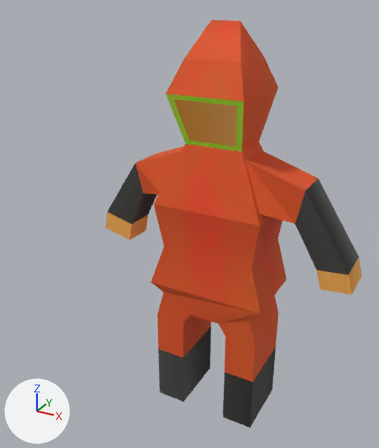
The FBX model GameTemplate/Game/Assets/modelData/busyo.fbx, before and after one commit.
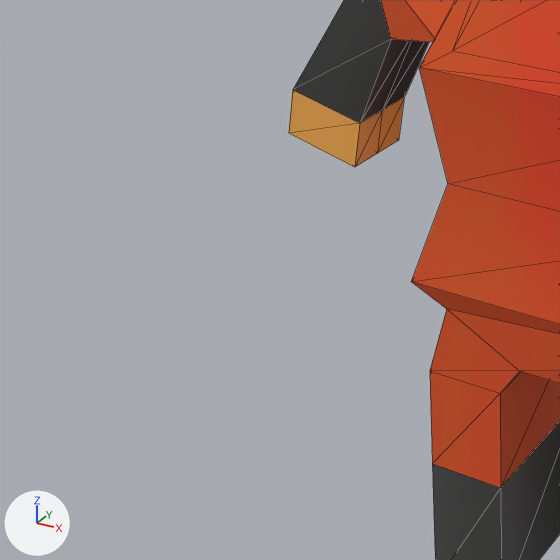
There are two pictures of each version: one whole from a 50 mm lens placed at (1.91, -4.06, 3.92), pointed at (-0.05, -0.51, 2.14), one close up on the part from 0% to 54% of the width and 40% to 86% of the height. Lighting does not change. The marker at lower left points along +X, +Y and +Z. The close-ups show mesh edges as thin lines. Where no turn or scale is listed for an object, it has been applied to the vertices.

Script lines for the objects in view, before the commit:
```python
me_mesh = bpy.data.meshes.new('Mesh')
me_mesh.from_pydata(...)  # 132 vertices, 260 faces; spans x -1.22..1.29, y -0.37..0.38, z 0.03..3.77
# faces by material slot: [168, 34, 8, 50]
me_mesh.materials.append(mat_03___default)  # picture img_siene_png
me_mesh.materials.append(mat_04___default)  # picture img_siene_hada_png
me_mesh.materials.append(mat_05___default)  # picture img_siene_kukuri_png
me_mesh.materials.append(mat_07___default)  # picture img_siene_sode_png
ob_box001 = bpy.data.objects.new('Box001', me_mesh)
ob_box001.location = (0.0, 0.0, -0.045)
```
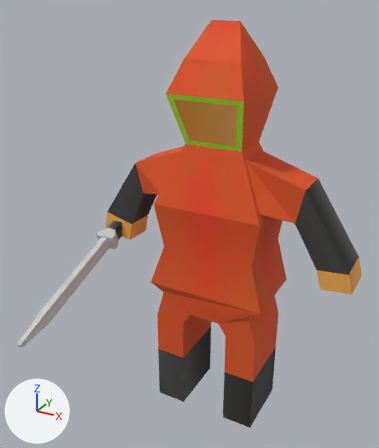
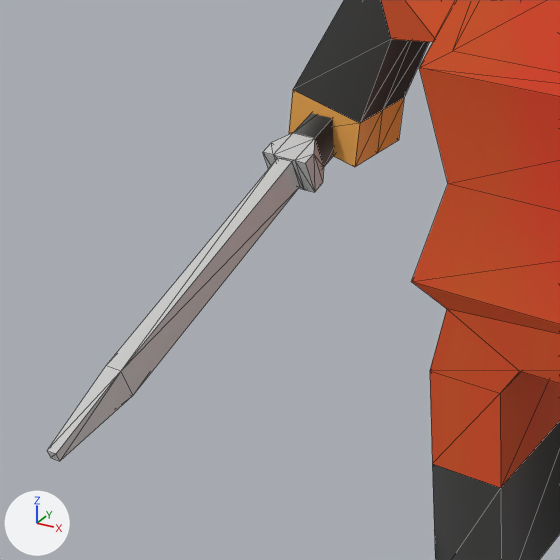
Edits to the bpy script that builds the scene:
```text
Add mat_09___default:
    mat_09___default = principled_material('09 - Default')
    mat_09___default.base_color = (0.588, 0.588, 0.588)  # light grey #cacaca
    mat_09___default.roughness = 0.859
Add me_mesh_001:
    me_mesh_001.from_pydata(...)  # 32 vertices, 60 faces; spans x -0.12..0.07, y -1.59..0.15, z -0.6..0.08
    # faces by material slot: [50, 10]
    me_mesh_001.materials.append(mat_09___default)  # its picture is missing
    me_mesh_001.materials.append(mat_07___default)  # picture img_siene_sode_png
Add ob_box002:
    ob_box002 = bpy.data.objects.new('Box002', me_mesh_001)
    ob_box002.location = (-1.044, -0.006, 1.824)
```

Location of each change, (x1, y1, x2, y2) in pixels of the close-ups (560 x 560 px):
'Box002', added: after (47, 113, 334, 461)
    faces in mat_09___default (its picture is missing): (47, 133, 324, 461)
    faces in mat_07___default (picture img_siene_sode_png): (293, 113, 334, 167)
